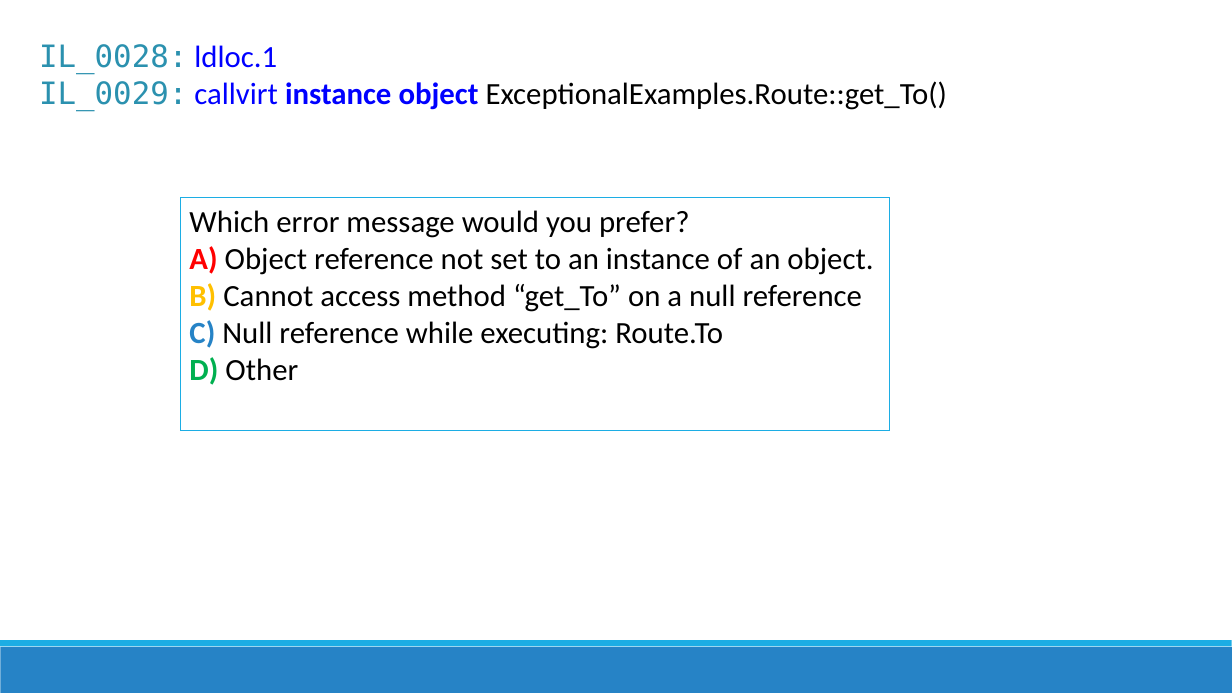
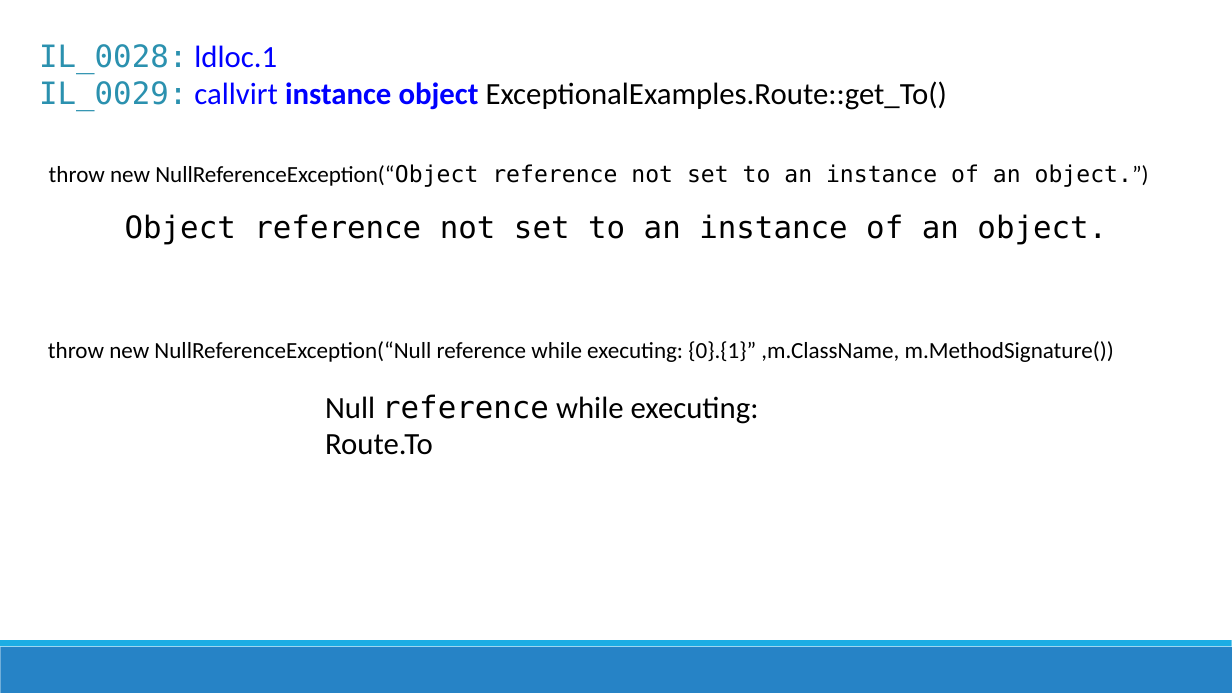
Before and after one commit to jamesrcounts/ExceptionalTalk, a slide deck: slide 6 of Exceptional Exceptions.pptx (slide 5 before the commit). Drawn at 1232x693 pixels with LibreOffice and Linux fonts; fonts in the diff are those of the drawing. Boxes give left, top, right and bottom in pixels: in the first picture for what was removed or moved away, otherwise in the second. Text is boxed around its words. In the diff, an @@ line names an element or a change of style, - is before the commit and + after.

Commit message:
Changes

```diff
--- a/Exceptional Exceptions.pptx
+++ b/Exceptional Exceptions.pptx
@@ text added at [49, 164, 1149, 187], 18 pt, text #000000 @@
+throw new NullReferenceException(“Object reference not set to an instance of an object.”)
@@ text added at [125, 214, 1107, 244], 24 pt, text #000000 @@
+Object reference not set to an instance of an object.
@@ text added at [48, 341, 1114, 362], 18 pt, text #000000 @@
+throw new NullReferenceException(“Null reference while executing: {0}.{1}” ,m.ClassName, m.MethodSignature())
@@ text "Null reference while executing: Route.To": place and size @@
-text "Null reference while executing: Route.To" at [180, 198, 890, 431]
+text "Null reference while executing: Route.To" at [325, 394, 759, 455]
@@ text "Null reference while executing: Route.To" at [325, 394, 759, 455]: outline #1CADE4 0.75 pt to none @@
@@ text at [325, 394, 759, 455]: text changed @@
-Which error message would you prefer?
-A) Object reference not set to an instance of an object.
-B) Cannot access method “get_To” on a null reference
-C) Null reference while executing: Route.To
-D) Other
+Null reference while executing: Route.To
```
Also in this commit, not shown: 1 other slide changed, 1 slide added.
